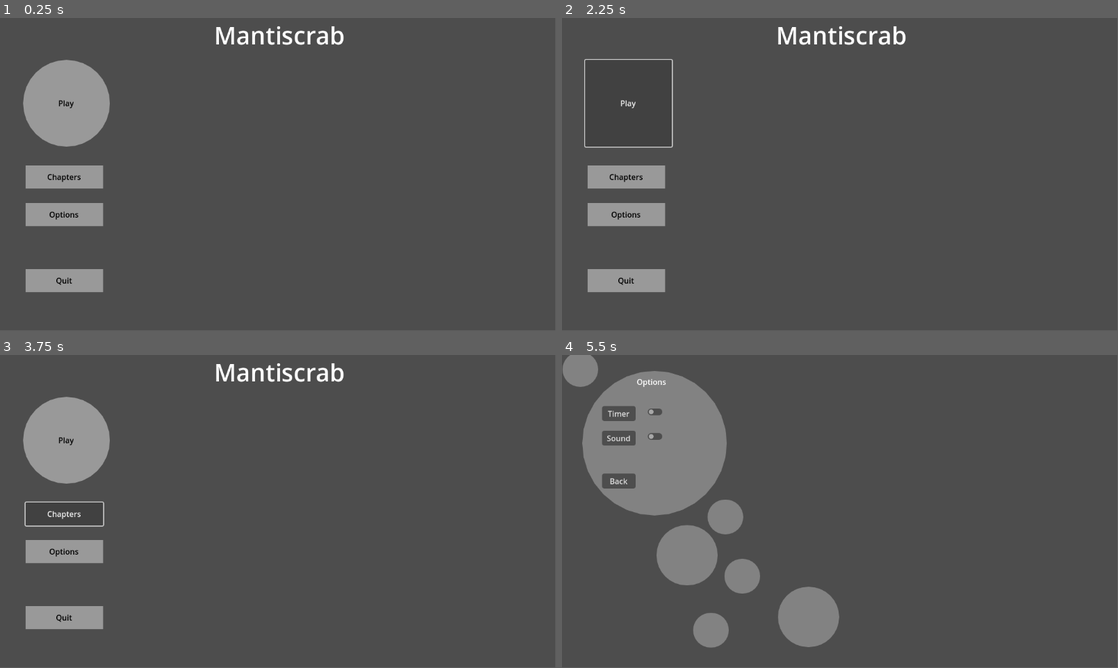
Above: before the commit, frames 1-4 (two rows, left to right).
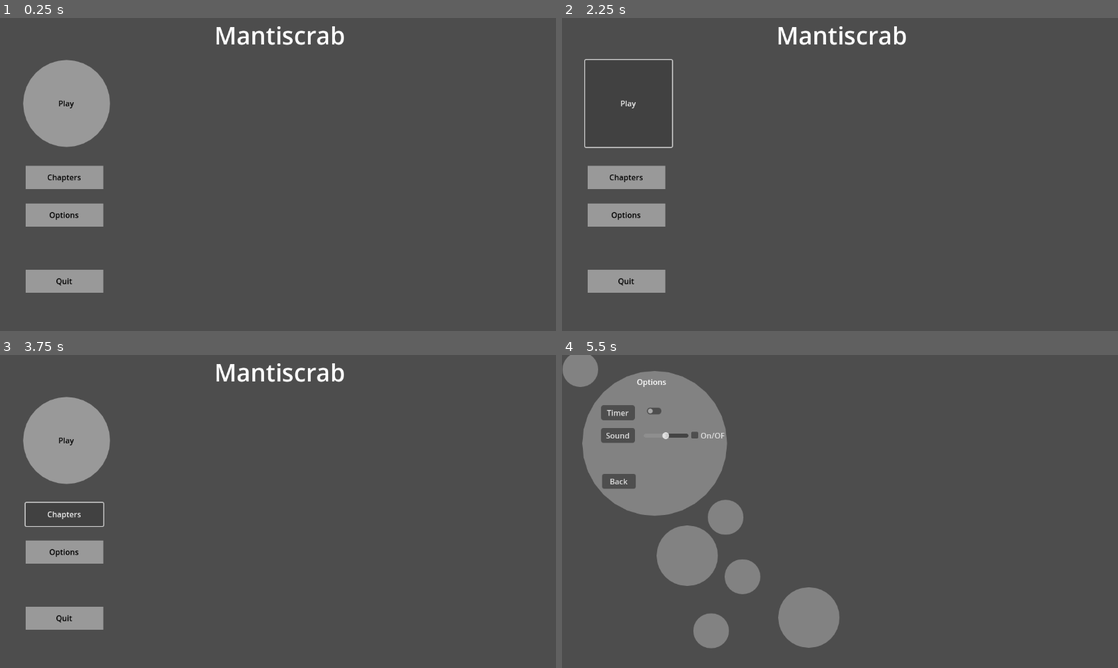
Above: after the commit, the same moments.

Repository: fazilhus/mantis-crab
Game: Godot game, scene res://scenes/ui/Main Menu.tscn
The game is run twice, just before and just after one commit, with the same random seed, the same clock (stepped at 60 frames per second) and the same inputs.
Inputs:
- Up to frame 1 (0.25 s): no input
- Up to frame 2 (2.25 s): click "Options" at 0.5 s; click "Back" at 1.25 s; click "Play" at 2 s
- Up to frame 3 (3.75 s): click "Play" at 2.75 s; click "Chapters" at 3.5 s
- Up to frame 4 (5.5 s): tap Enter (ui_accept) at 4.25, 4.52, 5, 5.27 s; hold Right (ui_right) 4.28-5.03 s; hold Down (ui_down) from 5.03 s (still down)
In our replay, the window is 799x449 before the commit and 800x450 after it. These sizes can differ from the game's own. Grey fills any space a smaller window leaves; there, only what the larger window draws over its background counts as a difference.

The runs differ from the first frame. In frame 1, 0.6% of the frame differs, in the area x 4-62%, y 2-88%; in frame 2, 0.7%; in frame 3, 0.6%; in frame 4, 0.7%.
Error before the commit: Invalid call. Nonexistent function 'change_scene_' in base 'SceneTree'. (res://menu.gd:15)
Error after the commit: Invalid call. Nonexistent function 'change_scene_' in base 'SceneTree'. (res://scripts/ui/menu.gd:16)

Commit message:
menus

Diff:
--- a/project.godot
+++ b/project.godot
@@ -21,6 +21,10 @@
 SoundBuss="*res://scripts/SoundBuss.gd"
 GUIBuss="*res://scripts/GUIBuss.gd"
 
+[display]
+
+window/stretch/mode="viewport"
+
 [dotnet]
 
 project/assembly_name="crab-rave"
--- a/scenes/ui/Main Menu.tscn
+++ b/scenes/ui/Main Menu.tscn
@@ -1,6 +1,7 @@
-[gd_scene load_steps=4 format=3 uid="uid://ssgmxn5726ui"]
+[gd_scene load_steps=5 format=3 uid="uid://ssgmxn5726ui"]
 
-[ext_resource type="Script" path="res://menu.gd" id="1_m47di"]
+[ext_resource type="Script" path="res://scripts/ui/menu.gd" id="1_m47di"]
+[ext_resource type="PackedScene" uid="uid://v2n6kagtwcir" path="res://scenes/ui/Options.tscn" id="2_st7dp"]
 
 [sub_resource type="StyleBoxFlat" id="StyleBoxFlat_e857p"]
 corner_radius_top_left = 360
@@ -22,6 +23,7 @@
 grow_horizontal = 2
 grow_vertical = 2
 script = ExtResource("1_m47di")
+options_menu_pkd = ExtResource("2_st7dp")
 
 [node name="PlayButton" type="Button" parent="."]
 layout_mode = 2
--- a/scenes/ui/Options.tscn
+++ b/scenes/ui/Options.tscn
@@ -1,6 +1,6 @@
 [gd_scene load_steps=4 format=3 uid="uid://v2n6kagtwcir"]
 
-[ext_resource type="Script" path="res://scenes/ui/options.gd" id="1_xvj2k"]
+[ext_resource type="Script" path="res://scripts/ui/options.gd" id="1_xvj2k"]
 
 [sub_resource type="StyleBoxFlat" id="StyleBoxFlat_c3adn"]
 bg_color = Color(0.509286, 0.509286, 0.509286, 1)
@@ -83,19 +83,19 @@
 
 [node name="Timer" type="Button" parent="."]
 layout_mode = 0
-offset_left = 83.0
-offset_top = 106.0
-offset_right = 153.0
-offset_bottom = 137.0
+offset_left = 81.0
+offset_top = 104.0
+offset_right = 151.0
+offset_bottom = 135.0
 theme_override_styles/normal = SubResource("StyleBoxFlat_lb21w")
 text = "Timer"
 
 [node name="Sound" type="Button" parent="."]
 layout_mode = 0
-offset_left = 83.0
-offset_top = 157.0
-offset_right = 153.0
-offset_bottom = 188.0
+offset_left = 81.0
+offset_top = 151.0
+offset_right = 151.0
+offset_bottom = 182.0
 theme_override_styles/normal = SubResource("StyleBoxFlat_lb21w")
 text = "Sound"
 
@@ -109,6 +109,7 @@
 text = "Back"
 
 [node name="Label" type="Label" parent="."]
+layout_mode = 0
 offset_left = 155.0
 offset_top = 44.0
 offset_right = 217.0
@@ -116,15 +117,28 @@
 text = "Options"
 
 [node name="CheckButton" type="CheckButton" parent="."]
-offset_left = 171.0
-offset_top = 106.0
-offset_right = 215.0
-offset_bottom = 130.0
+layout_mode = 0
+offset_left = 169.0
+offset_top = 104.0
+offset_right = 213.0
+offset_bottom = 128.0
 
-[node name="CheckButton2" type="CheckButton" parent="."]
-offset_left = 171.0
-offset_top = 157.0
-offset_right = 215.0
-offset_bottom = 181.0
+[node name="HSlider" type="HSlider" parent="."]
+layout_mode = 0
+offset_left = 169.0
+offset_top = 159.0
+offset_right = 262.0
+offset_bottom = 175.0
+value = 50.0
+
+[node name="CheckBox" type="CheckBox" parent="."]
+layout_mode = 0
+offset_left = 263.0
+offset_top = 151.0
+offset_right = 342.0
+offset_bottom = 182.0
+text = "On/OF"
 
 [connection signal="pressed" from="Back" to="." method="_on_back_pressed"]
+[connection signal="toggled" from="CheckButton" to="." method="_on_check_button_toggled"]
+[connection signal="value_changed" from="HSlider" to="." method="_on_h_slider_value_changed"]
--- /dev/null
+++ b/scenes/ui/Stopwatch.tscn
@@ -0,0 +1,6 @@
+[gd_scene load_steps=2 format=3 uid="uid://dw8dtpeqgoqu7"]
+
+[ext_resource type="Script" path="res://scripts/ui/stopwatch.gd" id="1_o2cg7"]
+
+[node name="Node" type="Node" groups=["Stopwatch"]]
+script = ExtResource("1_o2cg7")
--- /dev/null
+++ b/scenes/ui/Timer UI.tscn
@@ -0,0 +1,24 @@
+[gd_scene load_steps=2 format=3 uid="uid://bfjf0nujhxn12"]
+
+[ext_resource type="Script" path="res://scripts/ui/timer_ui.gd" id="1_n5o2i"]
+
+[node name="Control" type="Control" node_paths=PackedStringArray("stopwatch_label")]
+layout_mode = 3
+anchors_preset = 15
+anchor_right = 1.0
+anchor_bottom = 1.0
+grow_horizontal = 2
+grow_vertical = 2
+script = ExtResource("1_n5o2i")
+stopwatch_label = NodePath("StopwatchLabel")
+
+[node name="StopwatchLabel" type="Label" parent="."]
+layout_mode = 1
+anchors_preset = 5
+anchor_left = 0.5
+anchor_right = 0.5
+offset_left = -32.0
+offset_right = 32.0
+offset_bottom = 23.0
+grow_horizontal = 2
+text = "00.00.000"
--- a/scenes/ui/in game options.tscn
+++ b/scenes/ui/in game options.tscn
@@ -1,6 +1,6 @@
 [gd_scene load_steps=4 format=3 uid="uid://bt738c78e7nfk"]
 
-[ext_resource type="Script" path="res://scenes/ui/in_game_options.gd" id="1_awiho"]
+[ext_resource type="Script" path="res://scripts/ui/in_game_options.gd" id="1_awiho"]
 
 [sub_resource type="StyleBoxFlat" id="StyleBoxFlat_c3adn"]
 bg_color = Color(0.509286, 0.509286, 0.509286, 1)
@@ -123,11 +123,20 @@
 offset_right = 215.0
 offset_bottom = 130.0
 
-[node name="CheckButton2" type="CheckButton" parent="."]
+[node name="HSlider" type="HSlider" parent="."]
 layout_mode = 0
 offset_left = 171.0
-offset_top = 157.0
-offset_right = 215.0
+offset_top = 165.0
+offset_right = 263.0
 offset_bottom = 181.0
 
+[node name="CheckBox" type="CheckBox" parent="."]
+layout_mode = 0
+offset_left = 265.0
+offset_top = 157.0
+offset_right = 341.0
+offset_bottom = 188.0
+text = "On/Of"
+
 [connection signal="pressed" from="Resume" to="." method="_on_resume_pressed"]
+[connection signal="toggled" from="CheckBox" to="." method="_on_check_box_toggled"]
--- a/scenes/ui/pause menu.tscn
+++ b/scenes/ui/pause menu.tscn
@@ -1,6 +1,6 @@
 [gd_scene load_steps=4 format=3 uid="uid://dt4k8urekf1ax"]
 
-[ext_resource type="Script" path="res://control.gd" id="1_yder4"]
+[ext_resource type="Script" path="res://scripts/ui/pause menu.gd" id="1_yder4"]
 
 [sub_resource type="StyleBoxFlat" id="StyleBoxFlat_so1vy"]
 bg_color = Color(0.509286, 0.509286, 0.509286, 1)
@@ -89,6 +89,7 @@
 text = "Home"
 
 [node name="Label" type="Label" parent="."]
+layout_mode = 0
 offset_left = 547.0
 offset_top = 154.0
 offset_right = 594.0
--- a/scripts/ch_crab.gd
+++ b/scripts/ch_crab.gd
@@ -6,7 +6,8 @@
 var is_grabbing : bool = false
 var can_grab : bool = false
 func _ready():
-	SignalBuss._can_grab.connect(_can_grab)
+	#SignalBuss._can_grab.connect(_can_grab)
+	pass
 
 func _physics_process(delta: float) -> void:
 	# Add the gravity.
--- a/scenes/ui/options.gd
+++ b/scripts/ui/in_game_options.gd
@@ -11,5 +11,9 @@
 	pass
 
 
-func _on_back_pressed() -> void:
+func _on_resume_pressed() -> void:
 	get_tree().change_scene_to_file("res://scenes/ui/Main Menu.tscn")
+
+
+func _on_check_box_toggled(toggled_on: bool) -> void:
+	AudioServer.set_bus_mute(0,toggled_on)
--- a/menu.gd
+++ b/scripts/ui/menu.gd
@@ -1,5 +1,6 @@
 extends Control
 
+@export var options_menu_pkd : PackedScene
 
 # Called when the node enters the scene tree for the first time.
 func _ready() -> void:
@@ -20,7 +21,7 @@
 
 
 func _on_options_button_pressed() -> void:
-	get_tree().change_scene_to_file("res://scenes/ui/Options.tscn")
+	get_tree().change_scene_to_file(options_menu_pkd.resource_path)
 
 
 func _on_chapter_button_pressed() -> void:
--- a/scenes/ui/in_game_options.gd
+++ b/scripts/ui/options.gd
@@ -11,5 +11,17 @@
 	pass
 
 
-func _on_resume_pressed() -> void:
+func _on_back_pressed() -> void:
 	get_tree().change_scene_to_file("res://scenes/ui/Main Menu.tscn")
+
+
+func _on_h_slider_value_changed(value: float) -> void:
+	AudioServer.set_bus_volume_db(0,value)
+
+
+func _on_check_box_toggled(toggled_on: bool) -> void:
+	AudioServer.set_bus_mute(0,toggled_on)
+
+
+func _on_check_button_toggled(toggled_on: bool) -> void:
+	pass # Replace with function body.
--- a/control.gd
+++ b/scripts/ui/pause menu.gd
@@ -1,15 +1,29 @@
 extends Control
 
-
+@onready var pause_menu = $PauseMenu
+var paused = false
 # Called when the node enters the scene tree for the first time.
 func _ready() -> void:
 	pass # Replace with function body.
 
 
 # Called every frame. 'delta' is the elapsed time since the previous frame.
-func _process(delta: float) -> void:
-	pass
+
 
 
 func _on_options_pressed() -> void:
 	get_tree().change_scene_to_file("res://scenes/ui/in game options.tscn")
+
+func _process(delta):
+	if Input.is_action_just_pressed("pausse"):
+		pausemenu()
+
+func pausemenu():
+	if paused:
+		pause_menu.hide()
+		Engine.time_scale = 1
+	else:
+		pause_menu.shown()
+		Engine.time_scale =0
+
+	paused = !paused
--- /dev/null
+++ b/scripts/ui/stopwatch.gd
@@ -0,0 +1,23 @@
+extends Node
+
+
+class_name Stopwatch
+
+var time = 0.0
+var stopped = false
+
+func _process(delta:):
+	if stopped:
+		return
+	time += delta
+
+func reset():
+	time = 0.0
+
+func time_to_string() -> String:
+	var msec = fmod(time,1) * 1000
+	var sec = fmod(time,60)
+	var min= time/60
+	var format_string = "%02d : %02d : %02d"
+	var actual_string = format_string % [min, sec, msec]
+	return actual_string
--- /dev/null
+++ b/scripts/ui/timer_ui.gd
@@ -0,0 +1,15 @@
+extends Control
+
+@export var stopwatch_label : Label
+
+var stopwatch : Stopwatch
+
+func _redy():
+	stopwatch = get_tree().get_first_node_in_group("stopwatch")
+
+func _process(delta):
+	update_stopwatch_label()
+
+
+func update_stopwatch_label():
+	stopwatch_label.text = stopwatch.time_to_string()
